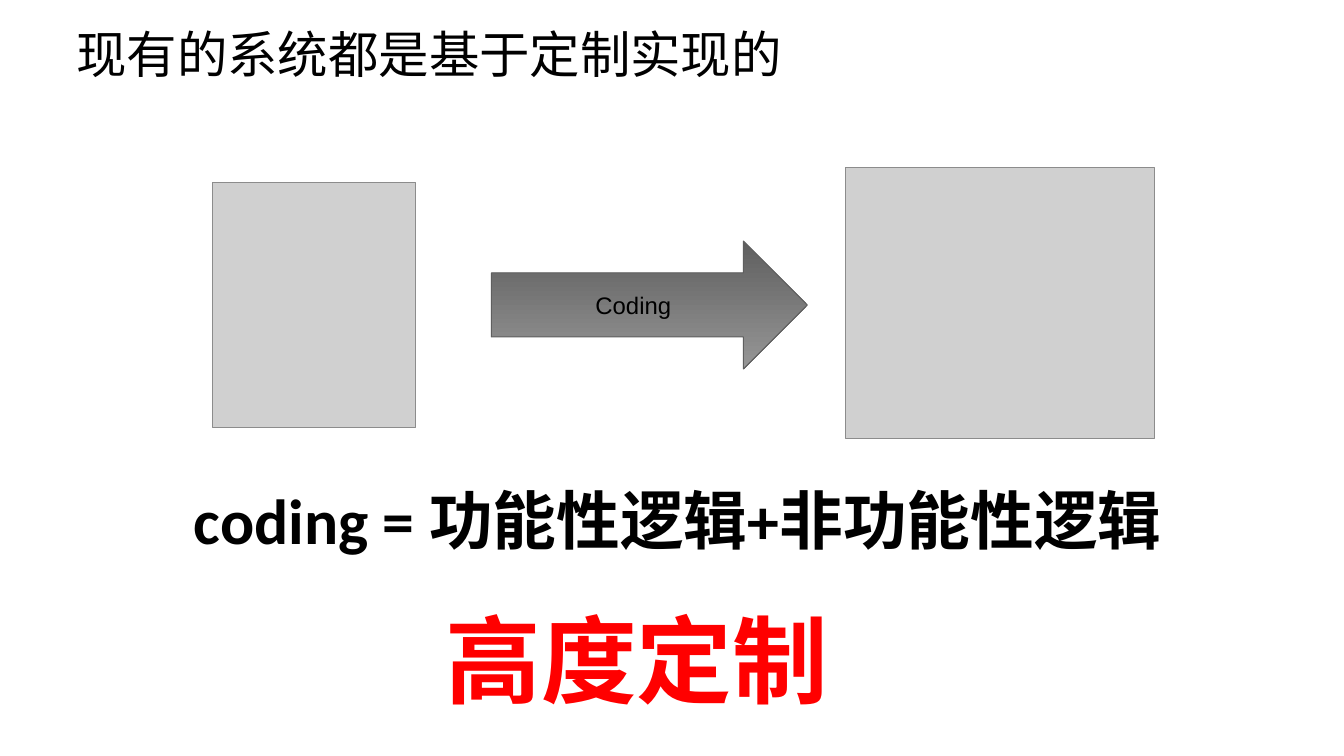
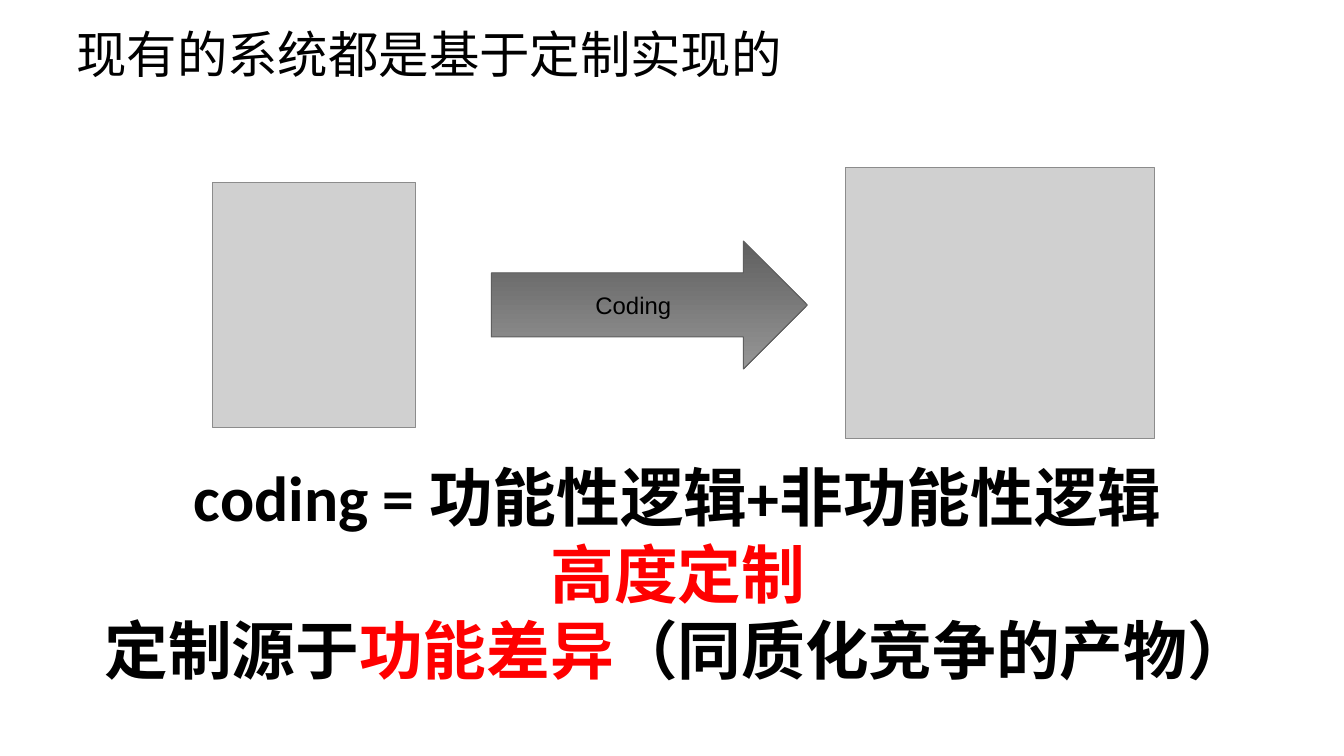
Before and after one commit to llxxbb/Nature, a slide deck: slide 4 of doc/ZH/Nature的商业价值.pptx. Drawn at 1344x756 pixels with LibreOffice and Linux fonts; fonts in the diff are those of the drawing; grey boxes stand for pictures; background and template pictures are left out. Boxes give left, top, right and bottom in pixels: in the first picture for what was removed or moved away, otherwise in the second. Text is boxed around its words. In the diff, an @@ line names an element or a change of style, - is before the commit and + after.

```diff
--- a/doc/ZH/Nature的商业价值.pptx
+++ b/doc/ZH/Nature的商业价值.pptx
@@ text "coding = 功能性逻辑+非功能性逻辑": place and size @@
-text "coding = 功能性逻辑+非功能性逻辑" at (194, 490, 1162, 555)
+text "coding = 功能性逻辑+非功能性逻辑" at (104, 467, 1251, 681)
@@ text at (104, 543, 1251, 681): paragraphs added @@
+高度定制
+定制源于功能差异（同质化竞争的产物）
@@ text removed at (446, 614, 828, 705) @@
-高度定制
```
Also in this commit, not shown: 7 other slides changed, 5 slides added, 1 slide removed, 27 other files.
